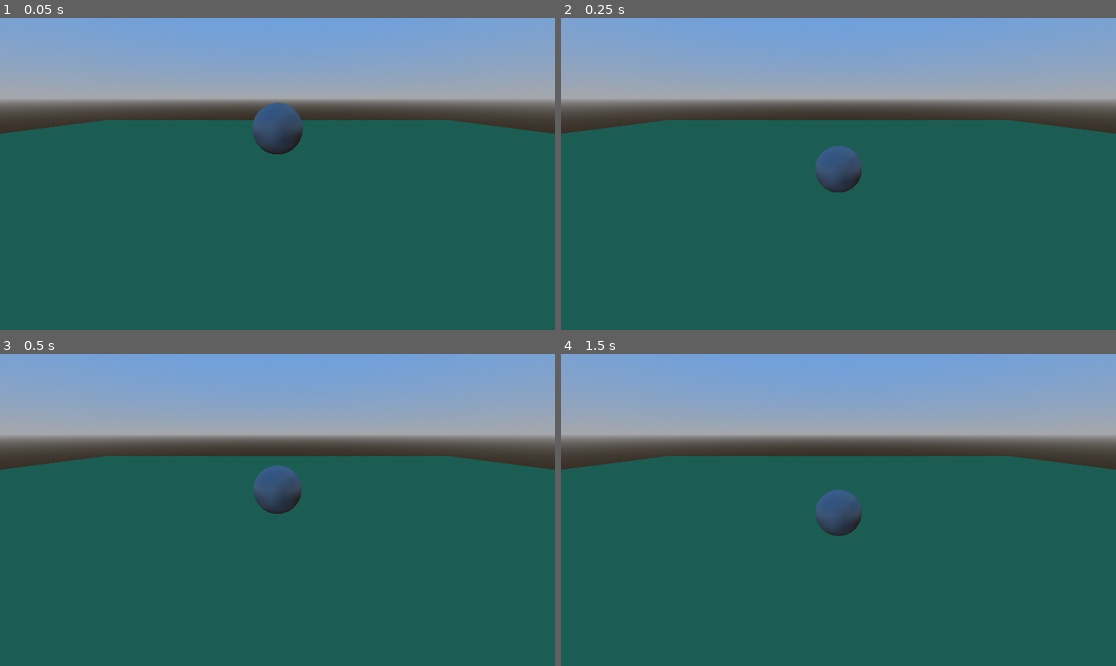
Above: before the commit, frames 1-4 (two rows, left to right).
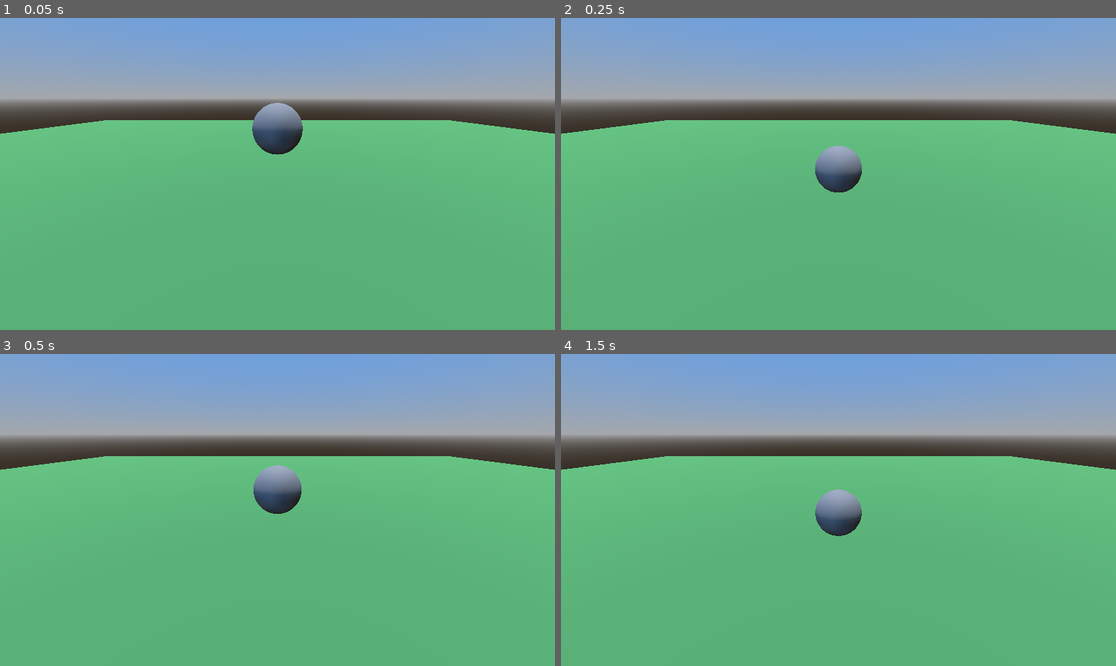
Above: after the commit, the same moments.

Repository: zderApfel/Project-Orton-2.0
Game: Godot game, scene res://TestWorld.tscn
Two runs of this game, one before a commit and one after it. Both use one fixed random seed, a clock stepped at 60 frames per second and the inputs below.
Inputs:
- Up to frame 1 (0.05 s): no input
- Up to frame 2 (0.25 s): no input
- Up to frame 3 (0.5 s): no input
- Up to frame 4 (1.5 s): hold Right (ui_right) 0.53-1.28 s; tap Space (jump_climb) at 0.6, 0.77, 1.07, 1.35 s; hold Down (ui_down) from 1.28 s (still down)

The runs differ from the first frame. In frame 1, 66% of the frame differs, in the area x 0-100%, y 27-100%; in frame 2, 66%; in frame 3, 66%; in frame 4, 66%.

Commit message:
Started working on player movement

Diff:
--- a/TestWorld.tscn
+++ b/TestWorld.tscn
@@ -1,6 +1,6 @@
 [gd_scene load_steps=8 format=3 uid="uid://dls7cli3wcuey"]
 
-[ext_resource type="PackedScene" uid="uid://gnppxnyl7jbq" path="res://classes/Item.tscn" id="1_7c1qw"]
+[ext_resource type="PackedScene" uid="uid://dgoiq1t8xy7oq" path="res://objects/Dingdong.tscn" id="1_7c1qw"]
 
 [sub_resource type="ProceduralSkyMaterial" id="ProceduralSkyMaterial_nu7tq"]
 sky_top_color = Color(0.36111, 0.615038, 0.927899, 1)
@@ -27,6 +27,9 @@
 [node name="WorldEnvironment" type="WorldEnvironment" parent="."]
 environment = SubResource("Environment_i7llj")
 
+[node name="DirectionalLight3D" type="DirectionalLight3D" parent="."]
+transform = Transform3D(1, 0, 0, 0, -0.0684854, 0.997652, 0, -0.997652, -0.0684854, 0, 7.8334, 0)
+
 [node name="Camera3D" type="Camera3D" parent="."]
 transform = Transform3D(1, 0, 0, 0, 0.937002, 0.349324, 0, -0.349324, 0.937002, 0, 1.20184, 2.06006)
 
@@ -39,4 +42,4 @@
 [node name="CollisionShape3D" type="CollisionShape3D" parent="MeshInstance3D/StaticBody3D"]
 shape = SubResource("ConvexPolygonShape3D_y4ur2")
 
-[node name="Item" parent="." instance=ExtResource("1_7c1qw")]
+[node name="PhysicsObject" parent="." instance=ExtResource("1_7c1qw")]
--- /dev/null
+++ b/classes/Entity.tscn
@@ -0,0 +1,6 @@
+[gd_scene load_steps=2 format=3 uid="uid://dqemr8t5j1vfg"]
+
+[ext_resource type="Script" uid="uid://cac7ruhbirfl0" path="res://classes/scripts/entity.gd" id="1_1hd86"]
+
+[node name="Entity" type="CharacterBody3D"]
+script = ExtResource("1_1hd86")
--- a/classes/Item.tscn
+++ b/classes/Item.tscn
@@ -1,26 +1,6 @@
-[gd_scene load_steps=5 format=3 uid="uid://gnppxnyl7jbq"]
+[gd_scene load_steps=2 format=3 uid="uid://gnppxnyl7jbq"]
 
 [ext_resource type="Script" uid="uid://c5t4pp0jbvumt" path="res://classes/scripts/item.gd" id="1_6vfi4"]
 
-[sub_resource type="PhysicsMaterial" id="PhysicsMaterial_rxs0g"]
-bounce = 0.7
-
-[sub_resource type="SphereMesh" id="SphereMesh_6vfi4"]
-
-[sub_resource type="SphereShape3D" id="SphereShape3D_bps56"]
-
 [node name="Item" type="Node3D"]
 script = ExtResource("1_6vfi4")
-
-[node name="RigidBody3D" type="RigidBody3D" parent="."]
-transform = Transform3D(1, 0, 0, 0, 1, 0, 0, 0, 1, 0, 0.921762, 0)
-mass = 100.0
-physics_material_override = SubResource("PhysicsMaterial_rxs0g")
-
-[node name="MeshInstance3D" type="MeshInstance3D" parent="RigidBody3D"]
-transform = Transform3D(0.5, 0, 0, 0, 0.5, 0, 0, 0, 0.5, 0, 0, 0)
-mesh = SubResource("SphereMesh_6vfi4")
-
-[node name="CollisionShape3D" type="CollisionShape3D" parent="RigidBody3D"]
-transform = Transform3D(0.49, 0, 0, 0, 0.49, 0, 0, 0, 0.49, 0, 0, 0)
-shape = SubResource("SphereShape3D_bps56")
--- /dev/null
+++ b/classes/PhysicsObject.tscn
@@ -0,0 +1,20 @@
+[gd_scene load_steps=3 format=3 uid="uid://bavwxjpcrpntm"]
+
+[ext_resource type="Script" uid="uid://dns5y2eyb0ybl" path="res://classes/scripts/physics_object.gd" id="1_qp8f1"]
+
+[sub_resource type="PhysicsMaterial" id="PhysicsMaterial_q12gh"]
+bounce = 0.7
+
+[node name="PhysicsObject" type="Node3D"]
+script = ExtResource("1_qp8f1")
+
+[node name="RigidBody3D" type="RigidBody3D" parent="."]
+transform = Transform3D(1, 0, 0, 0, 1, 0, 0, 0, 1, 0, 0.921762, 0)
+mass = 100.0
+physics_material_override = SubResource("PhysicsMaterial_q12gh")
+
+[node name="MeshInstance3D" type="MeshInstance3D" parent="RigidBody3D"]
+transform = Transform3D(0.5, 0, 0, 0, 0.5, 0, 0, 0, 0.5, 0, 0, 0)
+
+[node name="CollisionShape3D" type="CollisionShape3D" parent="RigidBody3D"]
+transform = Transform3D(0.49, 0, 0, 0, 0.49, 0, 0, 0, 0.49, 0, 0, 0)
--- /dev/null
+++ b/classes/scripts/entity.gd
@@ -0,0 +1,6 @@
+## Entites are the internal name for "characters" in the game. This includes enemies, NPCs,
+## bosses, and the player character
+
+class_name Entity extends CharacterBody3D
+
+@export var entity_name: String
--- a/classes/scripts/item.gd
+++ b/classes/scripts/item.gd
@@ -1 +1,3 @@
 class_name Item extends Node3D
+
+@export var item_name: String
--- /dev/null
+++ b/classes/scripts/physics_object.gd
@@ -0,0 +1 @@
+class_name PhysicsObject extends Item
--- /dev/null
+++ b/objects/Dingdong.tscn
@@ -0,0 +1,17 @@
+[gd_scene load_steps=4 format=3 uid="uid://dgoiq1t8xy7oq"]
+
+[ext_resource type="PackedScene" uid="uid://bavwxjpcrpntm" path="res://classes/PhysicsObject.tscn" id="1_w18rx"]
+
+[sub_resource type="SphereMesh" id="SphereMesh_7af6v"]
+
+[sub_resource type="SphereShape3D" id="SphereShape3D_tw5tg"]
+
+[node name="PhysicsObject" instance=ExtResource("1_w18rx")]
+item_name = "Dingdong"
+
+[node name="MeshInstance3D" parent="RigidBody3D" index="0"]
+layers = 9
+mesh = SubResource("SphereMesh_7af6v")
+
+[node name="CollisionShape3D" parent="RigidBody3D" index="1"]
+shape = SubResource("SphereShape3D_tw5tg")
--- /dev/null
+++ b/objects/Player.tscn
@@ -0,0 +1,8 @@
+[gd_scene load_steps=2 format=3 uid="uid://hs8jrebyvwxn"]
+
+[ext_resource type="Script" uid="uid://bbma8u4fp8oou" path="res://objects/player.gd" id="1_8ak8y"]
+
+[node name="Player" type="CharacterBody3D"]
+script = ExtResource("1_8ak8y")
+entity_name = "Player"
+metadata/_custom_type_script = "uid://cac7ruhbirfl0"
--- /dev/null
+++ b/objects/player.gd
@@ -0,0 +1,28 @@
+extends Entity
+
+
+const SPEED = 5.0
+const JUMP_VELOCITY = 4.5
+
+
+func _physics_process(delta: float) -> void:
+	# Add the gravity.
+	if not is_on_floor():
+		velocity += get_gravity() * delta
+
+	# Handle jump.
+	if Input.is_action_just_pressed("jump_climb") and is_on_floor():
+		velocity.y = JUMP_VELOCITY
+
+	# Get the input direction and handle the movement/deceleration.
+	# As good practice, you should replace UI actions with custom gameplay actions.
+	var input_dir := Input.get_vector("ui_left", "ui_right", "ui_up", "ui_down")
+	var direction := (transform.basis * Vector3(input_dir.x, 0, input_dir.y)).normalized()
+	if direction:
+		velocity.x = direction.x * SPEED
+		velocity.z = direction.z * SPEED
+	else:
+		velocity.x = move_toward(velocity.x, 0, SPEED)
+		velocity.z = move_toward(velocity.z, 0, SPEED)
+
+	move_and_slide()
--- a/project.godot
+++ b/project.godot
@@ -19,7 +19,8 @@
 
 folder_colors={
 "res://assets/": "red",
-"res://classes/": "orange"
+"res://classes/": "orange",
+"res://objects/": "yellow"
 }
 
 [gui]
Not shown, added: classes/scripts/entity.gd.uid
Not shown, added: classes/scripts/physics_object.gd.uid
Not shown, added: objects/player.gd.uid
